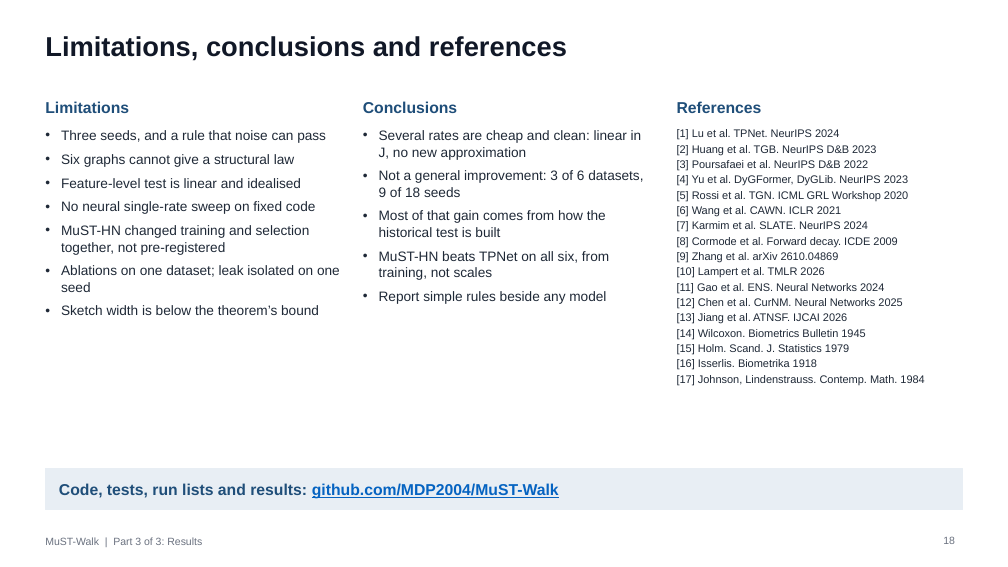
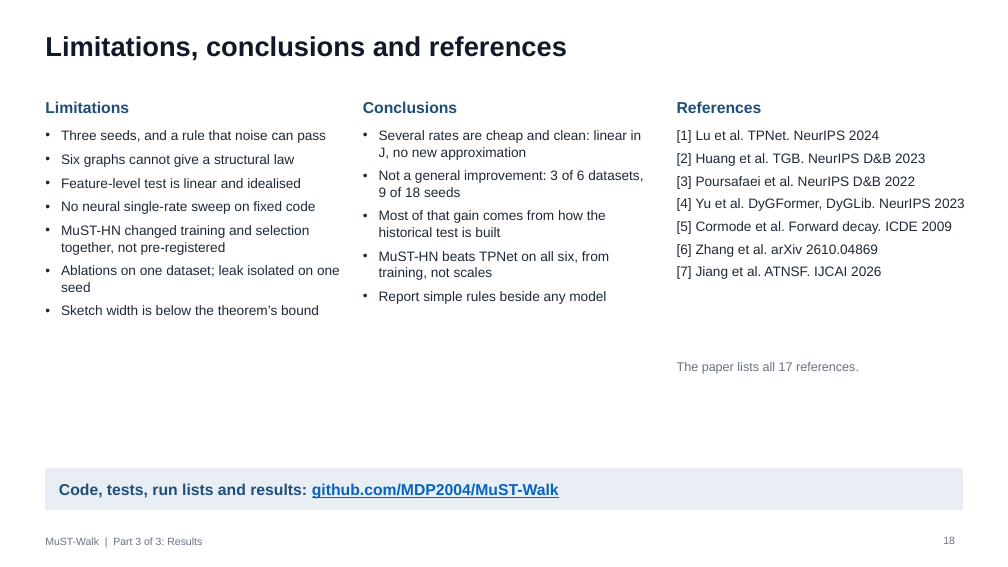
Before and after one commit to MDP2004/MuST-Walk, a slide deck: slide 18 of docs/MuST-Walk_Research_Presentation.pptx. Drawn at 1008x567 pixels with LibreOffice and Linux fonts; fonts in the diff are those of the drawing. Boxes give left, top, right and bottom in pixels: in the first picture for what was removed or moved away, otherwise in the second. Text is boxed around its words. In the diff, an @@ line names an element or a change of style, - is before the commit and + after.

Commit message:
Keep only the seven most relevant references in the slides
The research paper keeps its full list of 17.

```diff
--- a/docs/MuST-Walk_Research_Presentation.pptx
+++ b/docs/MuST-Walk_Research_Presentation.pptx
@@ text at (677,130,964,211): size 10.5 to 13 pt in "[1] Lu et al. TPNet. NeurIPS 2024", "[2] Huang et al. TGB. NeurIPS D&B ...", "[3] Poursafaei et al. NeurIPS D&B 2022", "[4] Yu et al. DyGFormer, DyGLib. NeurIPS ..."; more space between paragraphs @@
@@ text at (677,244,881,279): text changed; size 10.5 to 13 pt @@
-[5] Rossi et al. TGN. ICML GRL Workshop 2020
-[6] Wang et al. CAWN. ICLR 2021
-[7] Karmim et al. SLATE. NeurIPS 2024
-[8] Cormode et al. Forward decay. ICDE 2009
-[9] Zhang et al. arXiv 2610.04869
-[10] Lampert et al. TMLR 2026
-[11] Gao et al. ENS. Neural Networks 2024
-[12] Chen et al. CurNM. Neural Networks 2025
-[13] Jiang et al. ATNSF. IJCAI 2026
-[14] Wilcoxon. Biometrics Bulletin 1945
-[15] Holm. Scand. J. Statistics 1979
-[16] Isserlis. Biometrika 1918
-[17] Johnson, Lindenstrauss. Contemp. Math. 1984
+[5] Cormode et al. Forward decay. ICDE 2009
+[6] Zhang et al. arXiv 2610.04869
+[7] Jiang et al. ATNSF. IJCAI 2026
@@ text added at (677,362,859,374), 12 pt, text #6B7280 @@
+The paper lists all 17 references.
```
Also in this commit, not shown: 8 other slides changed.
